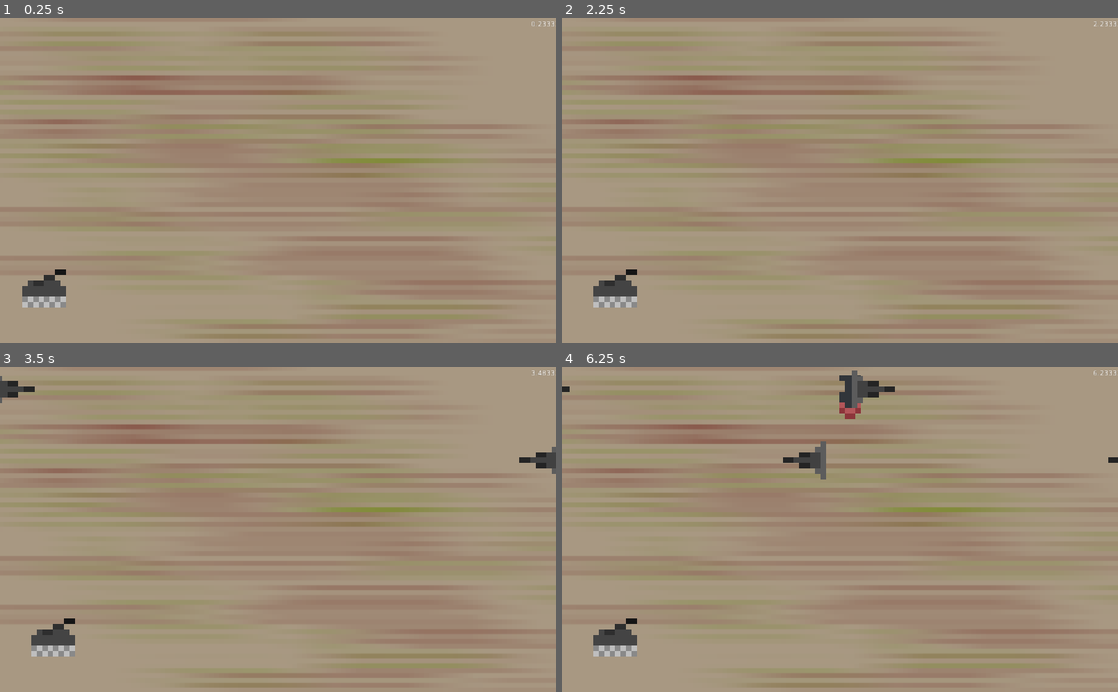
Above: before the commit, frames 1-4 (two rows, left to right).
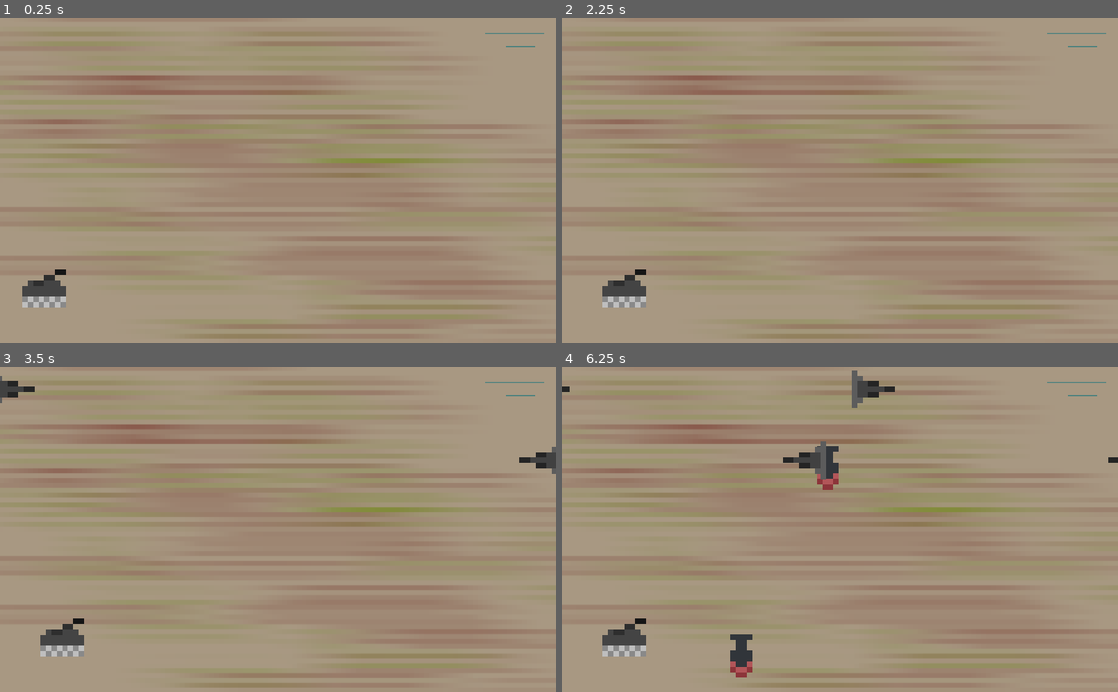
Above: after the commit, the same moments.

Repository: kyleguarco/PlaneAndTank
Game: Godot game, scene res://world/World.tscn
Same seed, same stepped clock (60 frames per second), same inputs: the game is played once before the commit and once after it.
Inputs:
- Up to frame 1 (0.25 s): no input
- Up to frame 2 (2.25 s): tap Enter at 0.5 s; hold Right (ui_right) 0.53-1.28 s; hold Left (ui_left) 1.28-2.03 s; hold Right (ui_right) from 2.03 s (still down)
- Up to frame 3 (3.5 s): keep holding Right (ui_right)
- Up to frame 4 (6.25 s): release Right (ui_right) at 3.53 s; hold Left (ui_left) 3.53-5.78 s; hold Right (ui_right) from 5.78 s (still down)

The runs differ from the first frame. In frame 1, less than 0.1% of the frame differs, in the area x 87-100%, y 1-9%; in frame 2, 0.6%; in frame 3, 0.6%; in frame 4, 1.6%, in the area x 5-100%, y 1-96%.

Commit message:
Added a UI theme

Diff:
--- a/entities/Bomb.tscn
+++ b/entities/Bomb.tscn
@@ -1,7 +1,8 @@
 [gd_scene load_steps=5 format=2]
 
-[ext_resource path="res://sprites/bomb.png" type="Texture" id=1]
+[ext_resource path="res://assets/sprites/bomb.png" type="Texture" id=1]
 [ext_resource path="res://entities/Bomb.gd" type="Script" id=2]
+
 
 [sub_resource type="PhysicsMaterial" id=2]
 
--- a/entities/Plane.tscn
+++ b/entities/Plane.tscn
@@ -1,8 +1,9 @@
 [gd_scene load_steps=5 format=2]
 
-[ext_resource path="res://sprites/plane.png" type="Texture" id=1]
+[ext_resource path="res://assets/sprites/plane.png" type="Texture" id=1]
 [ext_resource path="res://spawners/BombSpawner.tscn" type="PackedScene" id=2]
 [ext_resource path="res://entities/Plane.gd" type="Script" id=3]
+
 
 [sub_resource type="RectangleShape2D" id=1]
 extents = Vector2( 5.00932, 4.98401 )
--- a/entities/Tank.tscn
+++ b/entities/Tank.tscn
@@ -1,7 +1,8 @@
 [gd_scene load_steps=4 format=2]
 
 [ext_resource path="res://entities/Tank.gd" type="Script" id=1]
-[ext_resource path="res://sprites/tank.png" type="Texture" id=2]
+[ext_resource path="res://assets/sprites/tank.png" type="Texture" id=2]
+
 
 [sub_resource type="RectangleShape2D" id=1]
 extents = Vector2( 4, 4 )
--- a/spawners/BombSpawner.gd
+++ b/spawners/BombSpawner.gd
@@ -5,10 +5,11 @@
 const BOMB_SCENE = preload("res://entities/Bomb.tscn")
 
 export(NodePath) var spawn_dest
+export(int) var _spawn_time_max = 3
 
 
 func _ready():
-	$Timer.start(randi() % 5 + 1)
+	$Timer.start(randi() % _spawn_time_max + 1)
 
 
 func _on_Timer_timeout():
--- a/spawners/PlaneSpawner.gd
+++ b/spawners/PlaneSpawner.gd
@@ -6,6 +6,7 @@
 
 export(NodePath) var spawn_dest = get_parent()
 export(Vector2) var direction = Vector2.LEFT
+export(int) var _spawn_time_max = 5
 
 
 func _on_Timer_timeout():
@@ -14,6 +15,6 @@
 	plane.set_position(get_position())
 	get_node(spawn_dest).add_child(plane)
 
-	$Timer.set_wait_time(randi() % 10 + 2)
+	$Timer.set_wait_time(randi() % _spawn_time_max + 1)
 
 	emit_signal("spawned")
--- a/world/Stopwatch.gd
+++ b/world/Stopwatch.gd
@@ -40,8 +40,11 @@
 	return is_processing()
 
 
-func get_time_elapsed():
-	return time_elapsed
+func get_time_elapsed(squish = false):
+	if squish:
+		return round(time_elapsed)
+	else:
+		return time_elapsed
 
 
 func _on_Tank_exploded():
--- a/world/World.tscn
+++ b/world/World.tscn
@@ -1,23 +1,38 @@
-[gd_scene load_steps=12 format=2]
+[gd_scene load_steps=15 format=2]
 
 [ext_resource path="res://entities/Tank.tscn" type="PackedScene" id=1]
 [ext_resource path="res://world/Despawner.gd" type="Script" id=2]
 [ext_resource path="res://spawners/PlaneSpawner.tscn" type="PackedScene" id=3]
 [ext_resource path="res://world/Stopwatch.gd" type="Script" id=4]
-[ext_resource path="res://world/Score.gd" type="Script" id=5]
+[ext_resource path="res://world/ui/Score.gd" type="Script" id=5]
 [ext_resource path="res://arcade_backdrop.png" type="Texture" id=6]
-[ext_resource path="res://world/PlayAgain.gd" type="Script" id=7]
+[ext_resource path="res://world/ui/PlayAgain.gd" type="Script" id=7]
+[ext_resource path="res://world/ui/UITheme.tres" type="Theme" id=8]
+
+[sub_resource type="StyleBoxFlat" id=5]
+draw_center = false
+
+[sub_resource type="Theme" id=6]
+Label/colors/font_color = Color( 1, 1, 1, 1 )
+Label/colors/font_color_shadow = Color( 0, 0, 0, 0 )
+Label/colors/font_outline_modulate = Color( 1, 1, 1, 1 )
+Label/constants/line_spacing = 3
+Label/constants/shadow_as_outline = 0
+Label/constants/shadow_offset_x = 1
+Label/constants/shadow_offset_y = 1
+Label/fonts/font = null
+Label/styles/normal = SubResource( 5 )
 
 [sub_resource type="RectangleShape2D" id=1]
 extents = Vector2( 107.397, 72.1953 )
 
+[sub_resource type="RectangleShape2D" id=2]
+extents = Vector2( 75.4906, 1.4483 )
+
+[sub_resource type="RectangleShape2D" id=3]
+extents = Vector2( 59.571, 2.689 )
+
 [sub_resource type="RectangleShape2D" id=4]
-extents = Vector2( 75.4906, 1.4483 )
-
-[sub_resource type="RectangleShape2D" id=2]
-extents = Vector2( 59.571, 2.689 )
-
-[sub_resource type="RectangleShape2D" id=3]
 extents = Vector2( 4.07185, 15.0922 )
 
 [node name="World" type="Node2D"]
@@ -29,6 +44,7 @@
 margin_right = 1024.0
 margin_bottom = 600.0
 texture = ExtResource( 6 )
+stretch_mode = 5
 __meta__ = {
 "_edit_lock_": true,
 "_edit_use_anchors_": false
@@ -37,84 +53,116 @@
 [node name="UI" type="CanvasLayer" parent="."]
 layer = 2
 
-[node name="PlayAgain" type="Popup" parent="UI"]
+[node name="Control" type="Control" parent="UI"]
 anchor_left = 0.5
 anchor_top = 0.5
 anchor_right = 0.5
 anchor_bottom = 0.5
-margin_left = -20.0
-margin_top = -20.0
-margin_right = 55.0
-margin_bottom = 30.0
+margin_left = -512.0
+margin_top = -300.0
+margin_right = 512.0
+margin_bottom = 300.0
+theme = ExtResource( 8 )
+__meta__ = {
+"_edit_use_anchors_": false
+}
+
+[node name="PlayAgain" type="Popup" parent="UI/Control"]
+visible = true
+anchor_left = 0.5
+anchor_top = 0.5
+anchor_right = 0.5
+anchor_bottom = 0.5
+margin_left = -75.0
+margin_top = -50.0
+margin_right = 75.0
+margin_bottom = 50.0
 script = ExtResource( 7 )
 __meta__ = {
 "_edit_group_": true,
 "_edit_lock_": true
 }
 
-[node name="Panel" type="Panel" parent="UI/PlayAgain"]
+[node name="Panel" type="Panel" parent="UI/Control/PlayAgain"]
 anchor_left = 0.5
 anchor_top = 0.5
 anchor_right = 0.5
 anchor_bottom = 0.5
-margin_left = -37.5
-margin_top = -25.0
-margin_right = 37.5
-margin_bottom = 25.0
-__meta__ = {
-"_edit_use_anchors_": false
-}
-
-[node name="Title" type="Label" parent="UI/PlayAgain/Panel"]
-anchor_left = 0.5
-anchor_right = 0.5
-margin_left = -20.5
-margin_top = 6.0
-margin_right = 20.5
-margin_bottom = 20.0
+margin_left = -75.0
+margin_top = -50.0
+margin_right = 75.0
+margin_bottom = 50.0
+__meta__ = {
+"_edit_use_anchors_": false
+}
+
+[node name="Title" type="Label" parent="UI/Control/PlayAgain/Panel"]
+anchor_left = 0.5
+anchor_right = 0.5
+margin_left = -18.0
+margin_top = 10.0
+margin_right = 18.0
+margin_bottom = 24.0
+theme = SubResource( 6 )
 text = "Again?"
 __meta__ = {
 "_edit_use_anchors_": false
 }
 
-[node name="Play" type="Button" parent="UI/PlayAgain/Panel"]
+[node name="Play" type="Button" parent="UI/Control/PlayAgain/Panel"]
 modulate = Color( 0.458824, 0.984314, 0.192157, 1 )
-anchor_top = 1.0
-anchor_bottom = 1.0
-margin_left = 2.35971
-margin_top = -22.5957
-margin_right = 26.3597
-margin_bottom = -2.59567
-__meta__ = {
-"_edit_use_anchors_": false
-}
-
-[node name="Quit" type="Button" parent="UI/PlayAgain/Panel"]
+anchor_left = 0.502
+anchor_top = 0.442
+anchor_right = 0.502
+anchor_bottom = 0.442
+margin_left = -46.4906
+margin_top = -9.99371
+margin_right = 46.5094
+margin_bottom = 10.0063
+__meta__ = {
+"_edit_use_anchors_": false
+}
+
+[node name="Quit" type="Button" parent="UI/Control/PlayAgain/Panel"]
 modulate = Color( 0.976471, 0.396078, 0.396078, 1 )
-anchor_left = 1.0
-anchor_top = 1.0
-anchor_right = 1.0
-anchor_bottom = 1.0
-margin_left = -25.8878
-margin_top = -22.5957
-margin_right = -1.88782
-margin_bottom = -2.59567
-
-[node name="Score" type="Label" parent="UI"]
+anchor_left = 0.505
+anchor_top = 0.675
+anchor_right = 0.505
+anchor_bottom = 0.675
+margin_left = -46.4563
+margin_top = -10.0386
+margin_right = 46.5437
+margin_bottom = 9.9614
+
+[node name="Score" type="Label" parent="UI/Control"]
 anchor_left = 1.0
 anchor_right = 1.0
-margin_left = -46.1736
-margin_top = 5.3317
-margin_right = -5.17358
-margin_bottom = 19.3317
+margin_left = -92.0
+margin_top = 38.0
+margin_right = -38.0
+margin_bottom = 54.0
 script = ExtResource( 5 )
 __meta__ = {
 "_edit_use_anchors_": false
 }
 
-[node name="Stopwatch" type="Node" parent="UI/Score"]
+[node name="Stopwatch" type="Node" parent="UI/Control/Score"]
 script = ExtResource( 4 )
 autostart = true
+
+[node name="PlayScore" type="Label" parent="UI/Control"]
+anchor_left = 1.0
+anchor_right = 1.0
+margin_left = -131.0
+margin_top = 14.0
+margin_right = -22.0
+margin_bottom = 30.0
+text = "+ 100"
+align = 2
+valign = 1
+__meta__ = {
+"_edit_use_anchors_": false
+}
 
 [node name="Despawner" type="Area2D" parent="."]
 position = Vector2( 0, -20 )
@@ -143,27 +191,30 @@
 }
 
 [node name="Body1" type="CollisionShape2D" parent="Border"]
-shape = SubResource( 2 )
+shape = SubResource( 3 )
 
 [node name="Body2" type="CollisionShape2D" parent="Border"]
 position = Vector2( 55.4992, -14.7157 )
-shape = SubResource( 3 )
+shape = SubResource( 4 )
 
 [node name="Body3" type="CollisionShape2D" parent="Border"]
 position = Vector2( -55.7094, -13.2441 )
-shape = SubResource( 3 )
+shape = SubResource( 4 )
 
 [node name="PlaneSpawnerLeft" parent="." instance=ExtResource( 3 )]
 position = Vector2( -58.8288, -46.3868 )
 spawn_dest = NodePath("..")
 direction = Vector2( 1, 0 )
+_spawn_time_max = 4
 
 [node name="PlaneSpawnerRight" parent="." instance=ExtResource( 3 )]
 position = Vector2( 58.4405, -33.2908 )
 spawn_dest = NodePath("..")
+_spawn_time_max = 3
 
 [node name="Tank" parent="." instance=ExtResource( 1 )]
 position = Vector2( -43.0763, -0.561859 )
+movement_modifier = 200
 
 [node name="Camera" type="Camera2D" parent="."]
 position = Vector2( 0, -20 )
@@ -173,10 +224,10 @@
 limit_top = -200
 limit_right = 200
 limit_bottom = 200
-[connection signal="pressed" from="UI/PlayAgain/Panel/Play" to="UI/PlayAgain" method="_on_Play_pressed"]
-[connection signal="pressed" from="UI/PlayAgain/Panel/Quit" to="UI/PlayAgain" method="_on_Quit_pressed"]
-[connection signal="stopped" from="UI/Score/Stopwatch" to="UI/Score" method="_on_Stopwatch_stopped"]
+[connection signal="pressed" from="UI/Control/PlayAgain/Panel/Play" to="UI/Control/PlayAgain" method="_on_Play_pressed"]
+[connection signal="pressed" from="UI/Control/PlayAgain/Panel/Quit" to="UI/Control/PlayAgain" method="_on_Quit_pressed"]
+[connection signal="stopped" from="UI/Control/Score/Stopwatch" to="UI/Control/Score" method="_on_Stopwatch_stopped"]
 [connection signal="area_exited" from="Despawner" to="Despawner" method="_on_Despawner_area_exited"]
 [connection signal="body_exited" from="Despawner" to="Despawner" method="_on_Despawner_body_exited"]
-[connection signal="exploded" from="Tank" to="UI/Score/Stopwatch" method="_on_Tank_exploded"]
-[connection signal="exploded" from="Tank" to="UI/PlayAgain" method="_on_Tank_exploded"]
+[connection signal="exploded" from="Tank" to="UI/Control/PlayAgain" method="_on_Tank_exploded"]
+[connection signal="exploded" from="Tank" to="UI/Control/Score/Stopwatch" method="_on_Tank_exploded"]
--- /dev/null
+++ b/world/ui/UITheme.tres
@@ -0,0 +1,59 @@
+[gd_resource type="Theme" load_steps=7 format=2]
+
+[ext_resource path="res://assets/artwiz-lemon-ttf/lemon.ttf" type="DynamicFontData" id=1]
+
+[sub_resource type="StyleBoxFlat" id=2]
+bg_color = Color( 0.188235, 0.188235, 0.188235, 1 )
+corner_detail = 2
+anti_aliasing = false
+
+[sub_resource type="StyleBoxFlat" id=3]
+bg_color = Color( 0.262745, 0.262745, 0.262745, 1 )
+corner_detail = 2
+anti_aliasing = false
+
+[sub_resource type="StyleBoxFlat" id=4]
+bg_color = Color( 0.286275, 0.239216, 0.239216, 1 )
+border_width_left = 2
+border_width_top = 2
+border_width_right = 2
+border_width_bottom = 2
+border_color = Color( 0.435294, 0.435294, 0.435294, 1 )
+border_blend = true
+corner_detail = 2
+anti_aliasing = false
+
+[sub_resource type="StyleBoxFlat" id=5]
+bg_color = Color( 0.0117647, 0.396078, 0.486275, 1 )
+draw_center = false
+border_width_bottom = 3
+border_color = Color( 0.0235294, 0.439216, 0.482353, 1 )
+border_blend = true
+anti_aliasing = false
+
+[sub_resource type="DynamicFont" id=1]
+font_data = ExtResource( 1 )
+
+[resource]
+default_font = SubResource( 1 )
+Button/colors/font_color = Color( 0.88, 0.88, 0.88, 1 )
+Button/colors/font_color_disabled = Color( 0.9, 0.9, 0.9, 0.2 )
+Button/colors/font_color_hover = Color( 0.94, 0.94, 0.94, 1 )
+Button/colors/font_color_pressed = Color( 1, 1, 1, 1 )
+Button/constants/hseparation = 2
+Button/fonts/font = null
+Button/styles/disabled = null
+Button/styles/focus = null
+Button/styles/hover = SubResource( 2 )
+Button/styles/normal = SubResource( 3 )
+Button/styles/pressed = SubResource( 4 )
+Label/colors/font_color = Color( 1, 1, 1, 1 )
+Label/colors/font_color_shadow = Color( 0, 0, 0, 0 )
+Label/colors/font_outline_modulate = Color( 1, 1, 1, 1 )
+Label/constants/line_spacing = 3
+Label/constants/shadow_as_outline = 0
+Label/constants/shadow_offset_x = 1
+Label/constants/shadow_offset_y = 1
+Label/fonts/font = null
+Label/styles/normal = SubResource( 5 )
+Panel/styles/panel = null
Renamed: sprites/bomb.png -> assets/sprites/bomb.png
Not shown, changed: assets/sprites/bomb.png.import
Renamed: sprites/plane.png -> assets/sprites/plane.png
Not shown, changed: assets/sprites/plane.png.import
Renamed: sprites/tank.png -> assets/sprites/tank.png
Not shown, changed: assets/sprites/tank.png.import
Not shown: 1 places in world/World.tscn that only renumber resources
Renamed: world/PlayAgain.gd -> world/ui/PlayAgain.gd
Renamed: world/Score.gd -> world/ui/Score.gd
Not shown, added: .gitmodules
